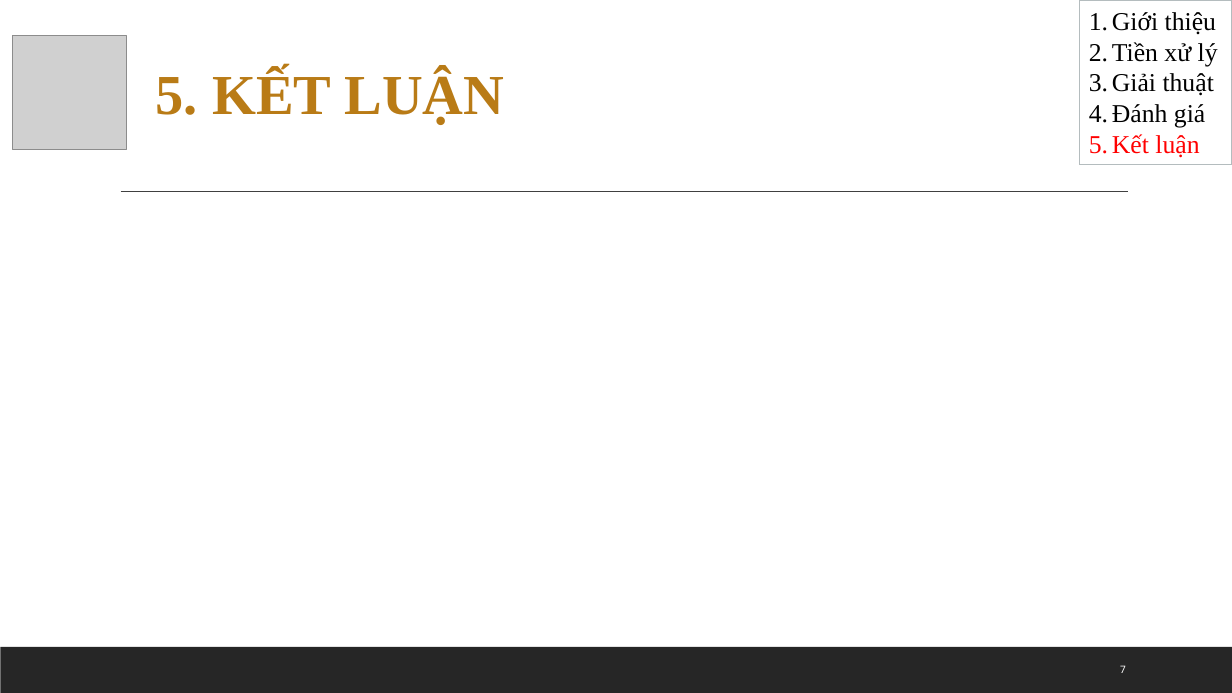
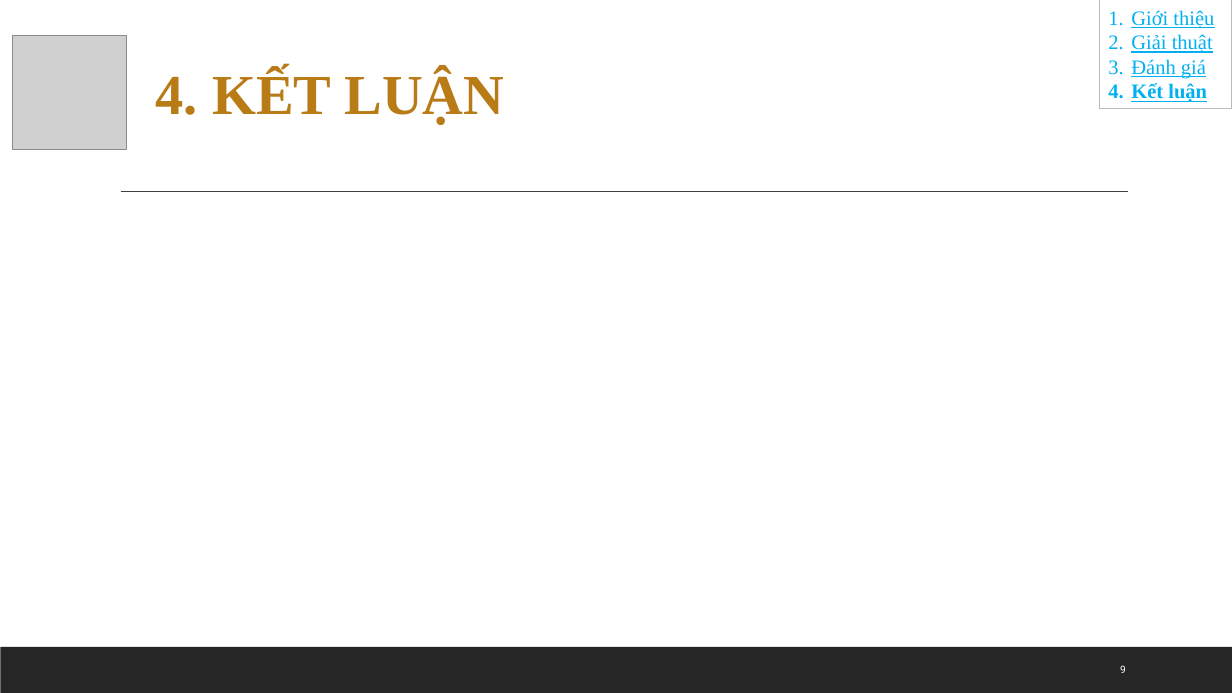
Before and after one commit to yllaw99/bike-sharing-predication-VN, a slide deck: slide 9 of btn-baocao.pptx (slide 7 before the commit). Drawn at 1232x693 pixels with LibreOffice and Linux fonts; fonts in the diff are those of the drawing; grey boxes stand for pictures. Boxes give left, top, right and bottom in pixels: in the first picture for what was removed or moved away, otherwise in the second. Text is boxed around its words. In the diff, an @@ line names an element or a change of style, - is before the commit and + after.

Commit message:
Add files via upload
cập nhật minh họa giải thuật

```diff
--- a/btn-baocao.pptx
+++ b/btn-baocao.pptx
@@ rectangle "Giới thiệu": place and size @@
-rectangle "Giới thiệu" at bbox=[1080, 0, 1232, 165]
+rectangle "Giới thiệu" at bbox=[1100, 0, 1232, 109]
@@ rectangle "Giới thiệu" at bbox=[1100, 0, 1232, 109]: size 20 to 16 pt, underline on; text colour #000000 to #00B0F0 in "Giới thiệu", "Giải thuật", "Đánh giá"; text colour #FF0000 to #00B0F0, bold on in "Kết luận" @@
@@ text in rectangle at bbox=[1112, 42, 1218, 66]: paragraph removed @@
-2. Tiền xử lý
@@ text at bbox=[156, 70, 504, 125]: text changed @@
-5. KẾT LUẬN
+4. KẾT LUẬN
@@ page number at bbox=[1120, 665, 1126, 673]: text changed @@
-7
+9
```
Also in this commit, not shown: 5 other slides changed, 3 slides added, 2 slides removed.
